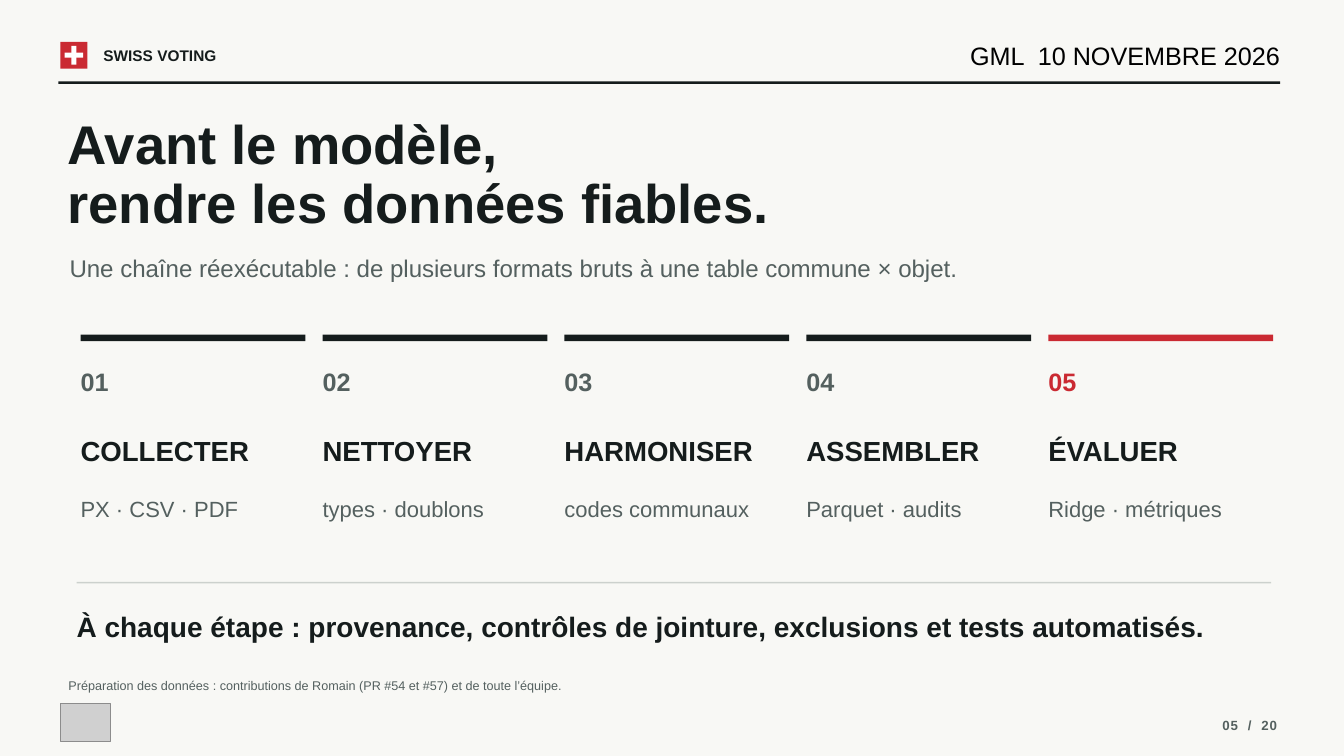
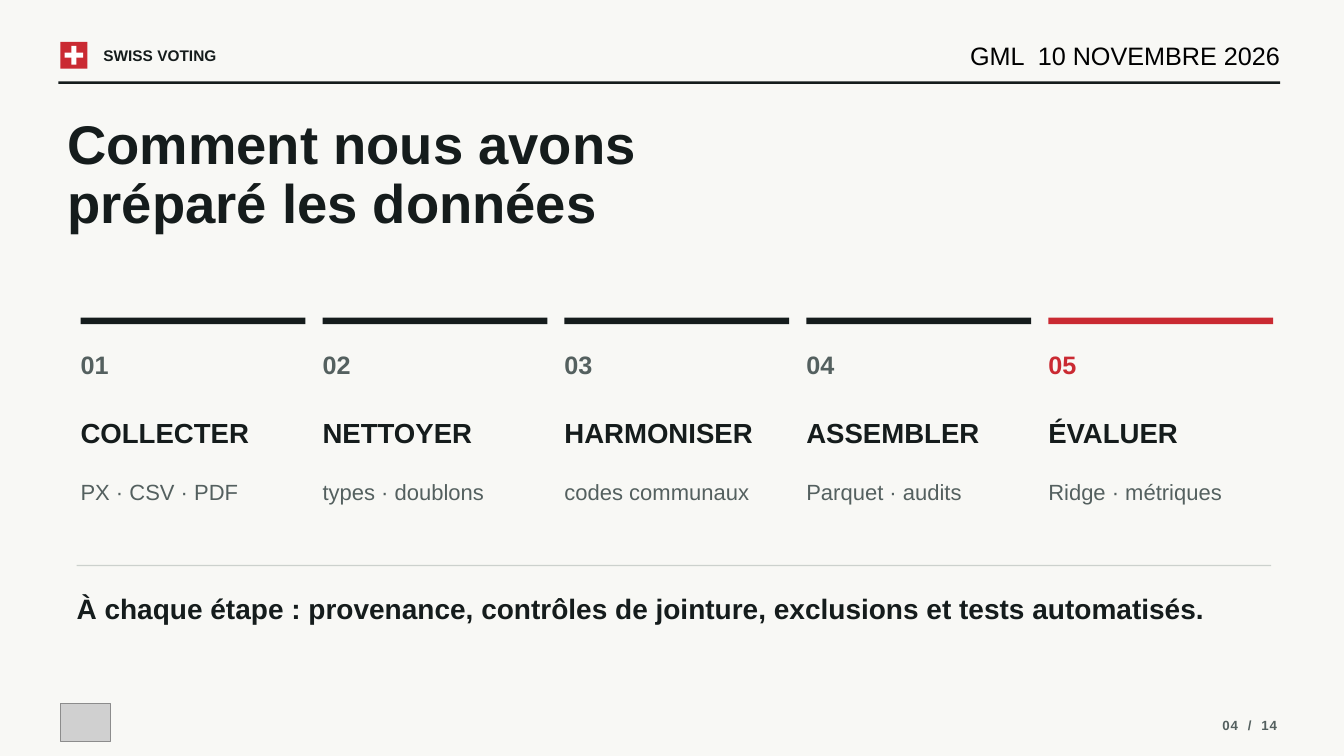
Before and after one commit to VictorGTheCoder/GML-Swiss-Voting, a slide deck: slide 4 of presentation/GML_Presentation.pptx (slide 5 before the commit). Drawn at 1344x756 pixels with LibreOffice and Linux fonts; fonts in the diff are those of the drawing; grey boxes stand for pictures. Boxes give left, top, right and bottom in pixels: in the first picture for what was removed or moved away, otherwise in the second. Text is boxed around its words. In the diff, an @@ line names an element or a change of style, - is before the commit and + after.

```diff
--- a/presentation/GML_Presentation.pptx
+++ b/presentation/GML_Presentation.pptx
@@ text at (68,126,635,233): text changed @@
-Avant le modèle,
-rendre les données fiables.
+Comment nous avons
+préparé les données
@@ text removed at (70,259,957,282) @@
-Une chaîne réexécutable : de plusieurs formats bruts à une table commune × objet.
@@ 16 texts, 5 rectangles, 1 line: place and size @@
-16 texts, 5 rectangles, 1 line at (77,335,1273,642)
+16 texts, 5 rectangles, 1 line at (77,318,1273,625)
@@ text removed at (68,680,562,693) @@
-Préparation des données : contributions de Romain (PR #54 et #57) et de toute l’équipe.
@@ text at (1222,721,1277,730): text changed @@
-05 / 20
+04 / 14
```
Also in this commit, not shown: 12 other slides changed, 7 slides removed, 1 other file.
